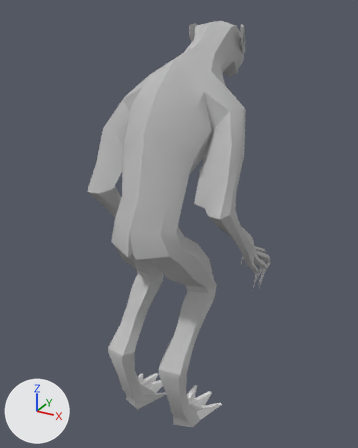
The Blender file Assets/Prefabs/Models/MonsterAni.blend as it was, and as the next commit left it.
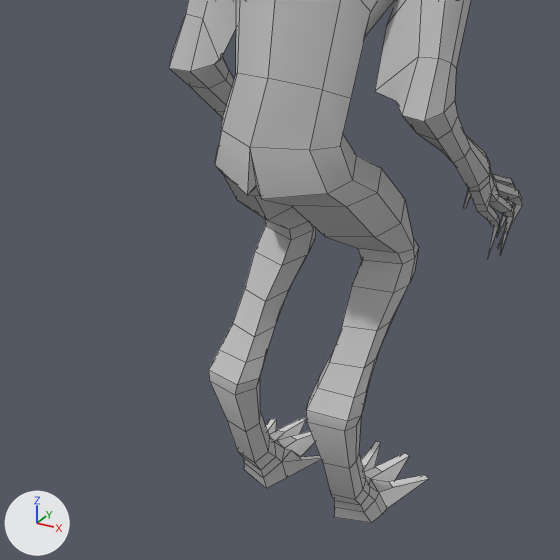
There are two pictures of each version: one whole from a camera (50 mm lens) standing at (1.073, -1.785, 1.989) and looking at (-0.038, 0.234, 0.979), one close up on the part from 0% to 81% of the width and 35% to 100% of the height. Every picture has the same lights, and +X, +Y and +Z are marked at lower left. The close-ups show mesh edges as thin lines.

Script lines for the objects in view, before the commit:
```python
me_cube_001 = bpy.data.meshes.new('Cube.001')
me_cube_001.from_pydata(...)  # 883 vertices, 872 faces; spans x -1.59..1.57, y -1.02..3.32, z 0.01..7.65
me_cube_001.polygons.foreach_set('use_smooth', [True] * 872)
# faces by material slot: [671, 4, 109, 18, 70]
me_cube_001.materials.append(mat_material)  # grey #bdbdbd
me_cube_001.materials.append(mat_material_001)  # grey #a1a1a1
me_cube_001.materials.append(mat_material_002)  # white #ffffff
me_cube_001.materials.append(mat_material_003)  # brown #463937
me_cube_001.materials.append(mat_material_004)  # white #e7e7e7
ob_cube = bpy.data.objects.new('Cube', me_cube_001)
ob_cube.location = (0.0, 0.0, 0.0)
ob_cube.scale = (0.252, 0.252, 0.252)
```
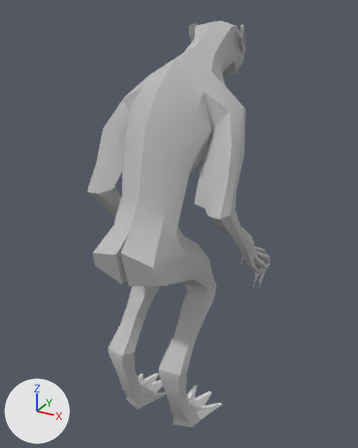
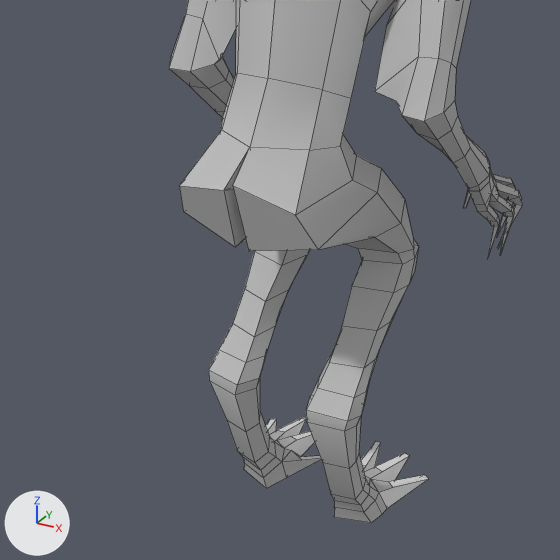
The change in detail:
me_cube_001 is used by ob_cube; location (0.0, 0.0, 0.0); scale (0.252, 0.252, 0.252).
me_cube_001 had 883 vertices, 872 faces and spanned x -1.59..1.57, y -1.02..3.32, z 0.01..7.65.
me_cube_001 now has 883 vertices, 872 faces and spans x -1.59..1.57, y -1.38..3.32, z 0.01..7.65.
Part 1, on me_cube_001:
Vertex 27 of me_cube_001 moves from (0.59, -0.75, 4.1) at pixel (327, 193) to (0.58, -1.25, 4.13) at pixel (295, 215).
Vertex 29 of me_cube_001 moves from (0.08, -0.98, 4.02) at pixel (261, 199) to (0.03, -1.34, 4.3) at pixel (232, 185).
Vertex 31 of me_cube_001 moves from (0.67, -0.54, 3.89) at pixel (346, 206) to (0.7, -1.1, 3.76) at pixel (318, 249).
Vertex 33 of me_cube_001 moves from (0.2, -0.71, 3.86) at pixel (291, 205) to (0.07, -1.21, 3.62) at pixel (248, 251).
Vertex 464 of me_cube_001 moves from (-0.59, -0.75, 4.1) at pixel (214, 164) to (-0.58, -1.28, 4.13) at pixel (179, 185).
Vertex 466 of me_cube_001 moves from (-0.08, -0.98, 4.02) at pixel (247, 195) to (-0.03, -1.38, 4.26) at pixel (223, 190).
Vertex 468 of me_cube_001 moves from (-0.67, -0.54, 3.89) at pixel (222, 174) to (-0.7, -1.1, 3.76) at pixel (183, 211).
Vertex 470 of me_cube_001 moves from (-0.2, -0.71, 3.86) at pixel (254, 195) to (-0.07, -1.21, 3.62) at pixel (235, 247).
me_cube_001 part 2: edges marked sharp go from 1068 to 1070.

Boxes (x1, y1, x2, y2) around the edits, measured in the close-ups (560 x 560 px; the box of a moved part takes in the faces that stretch with it):
part 1 of me_cube_001, moved or reshaped
    before: (215, 123, 400, 237)
    after: (179, 123, 400, 251)
part 2 of me_cube_001, shading changed
    both: (169, 0, 522, 523)
